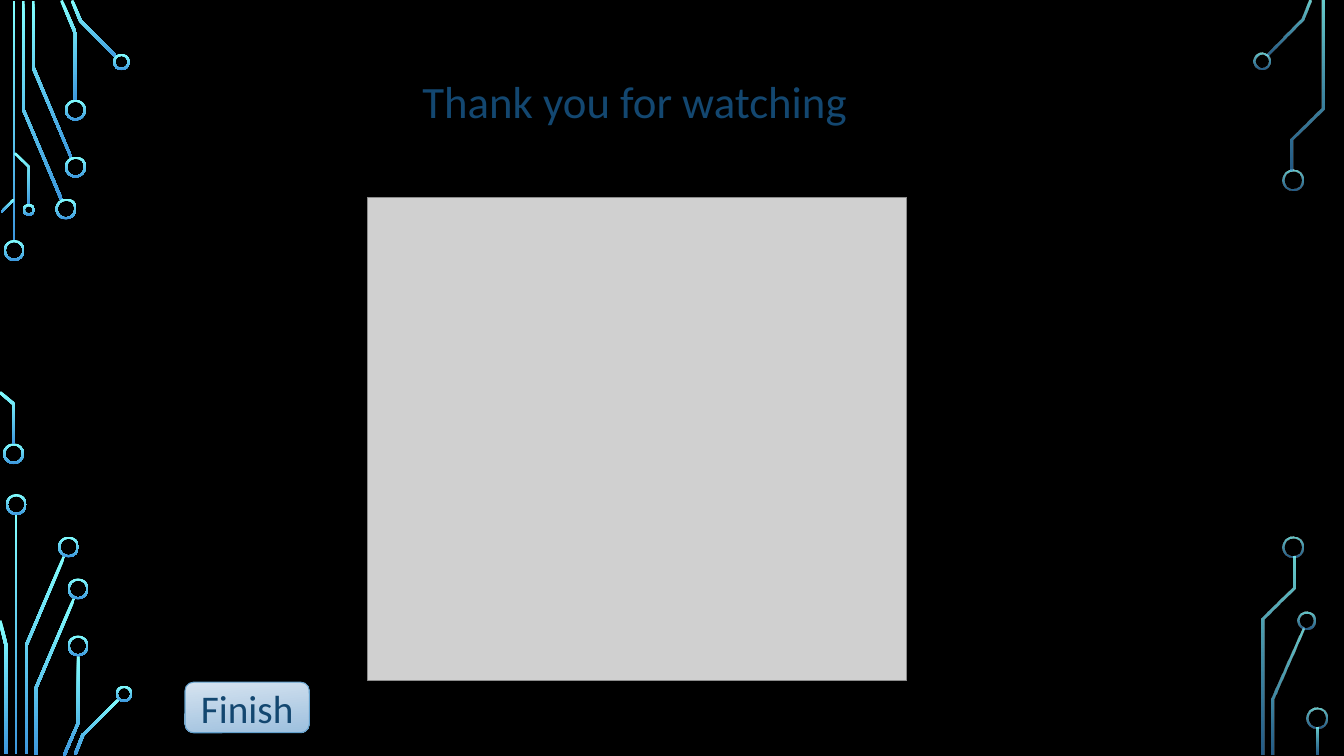
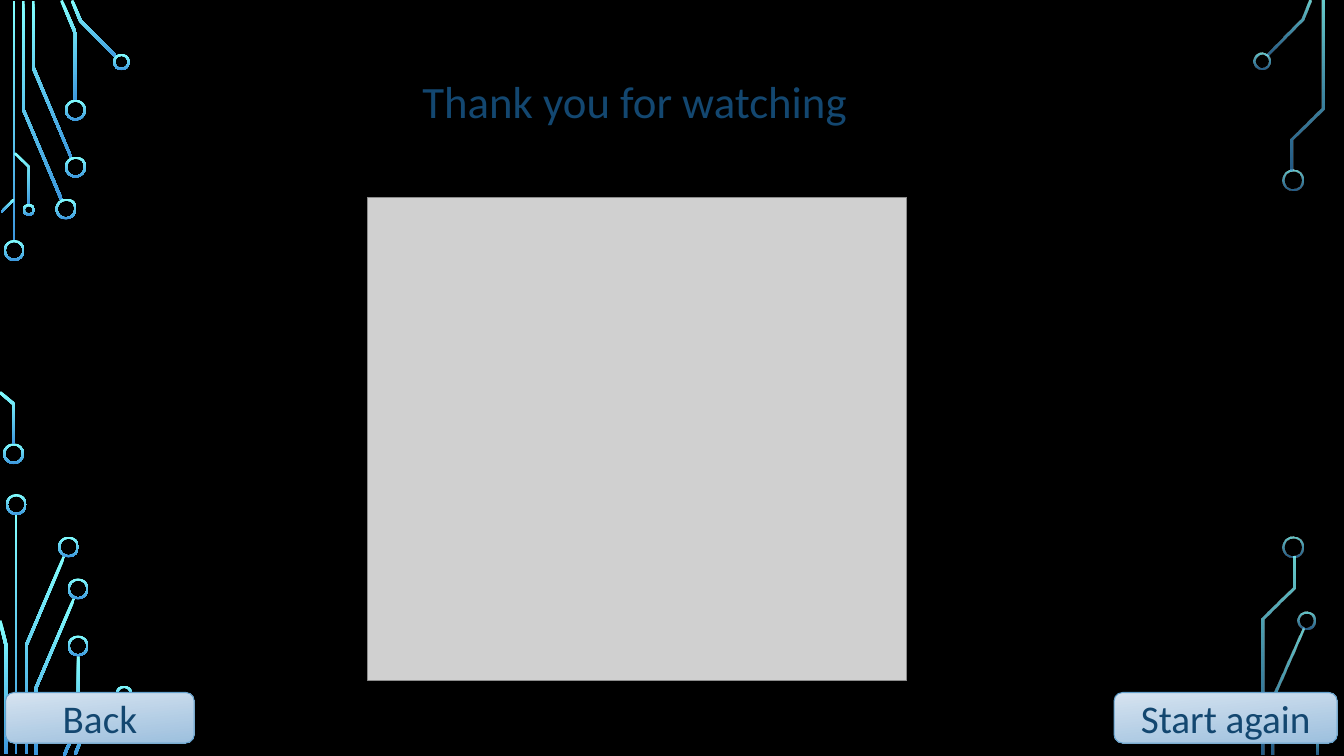
Before and after one commit to DmytroSkorobahatko/GraphAlgorithms_PowerPoint, a slide deck: slide 6 of top_sort.pptx. Drawn at 1344x756 pixels with LibreOffice and Linux fonts; fonts in the diff are those of the drawing; grey boxes stand for pictures; background and template pictures are left out. Boxes give left, top, right and bottom in pixels: in the first picture for what was removed or moved away, otherwise in the second. Text is boxed around its words. In the diff, an @@ line names an element or a change of style, - is before the commit and + after.

```diff
--- a/top_sort.pptx
+++ b/top_sort.pptx
@@ rounded rectangle removed at (186,683,310,733) @@
-Finish
@@ rounded rectangle added at (6,693,195,743), fill gradient #D7E4F0 to #9EC0DF, outline #63A0CC 0.75 pt, 28 pt, text #134770 @@
+Back
@@ rounded rectangle added at (1114,693,1337,743), fill gradient #D7E4F0 to #9EC0DF, outline #63A0CC 0.75 pt, 28 pt, text #134770 @@
+Start again
```
Also in this commit, not shown: 3 other slides changed.
